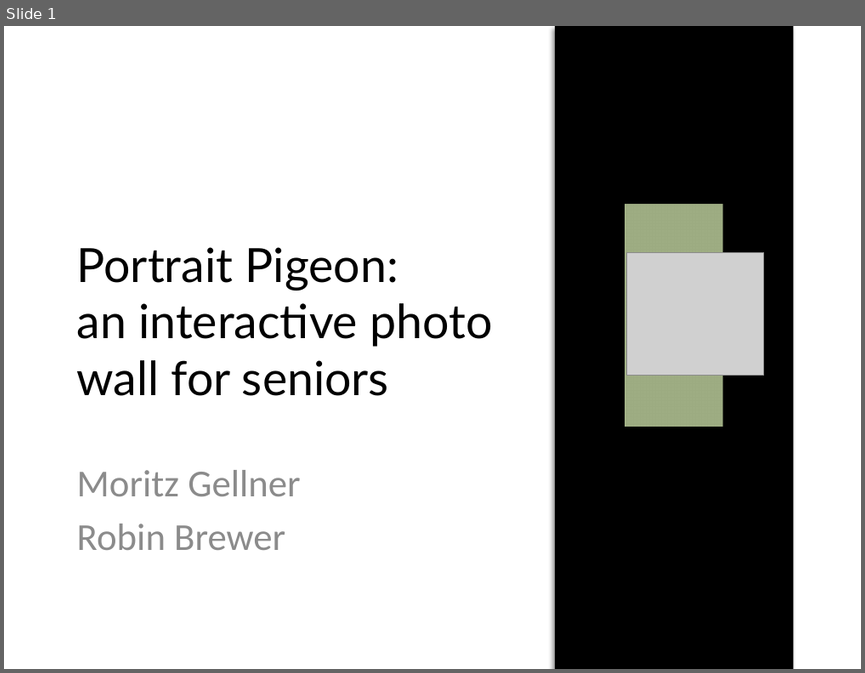
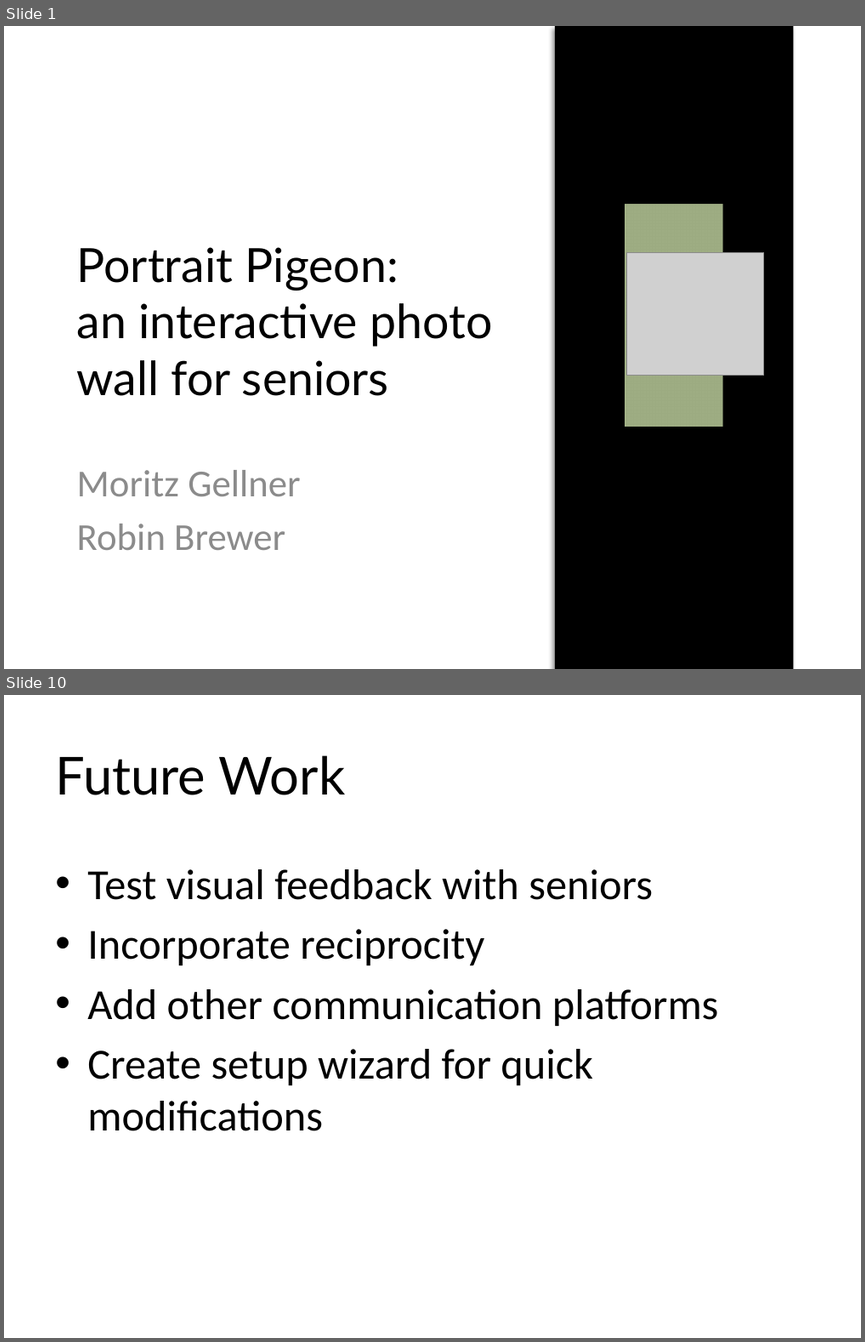
Before and after one commit to moritzg91/photo-wall, a slide deck: 525finalPres.pptx. Shown one above the other, each under a label of ours: slide 1 before the commit, slides 1 and 10 after it; the slides between them are not shown. The pictures are 865x673 and 865x1342 pixels, drawn with LibreOffice and Linux fonts; fonts in the diff are those of the drawing; grey boxes stand for pictures. Boxes give left, top, right and bottom in pixels: in the first picture for what was removed or moved away, otherwise in the second. Text is boxed around its words. In the diff, an @@ line names an element or a change of style, - is before the commit and + after.

```diff
--- a/525finalPres.pptx
+++ b/525finalPres.pptx
@@ slide 10 added at bbox=[4, 695, 861, 1338], background #FFFFFF @@
@@ title added at bbox=[55, 755, 345, 795], 44 pt, text #000000 @@
+Future Work
@@ text added at bbox=[87, 869, 718, 1131], 36 pt, text #000000 @@
+• Test visual feedback with seniors
+• Incorporate reciprocity
+• Add other communication platforms
+• Create setup wizard for quick modifications
```
Also in this commit, not shown: 1 slide changed, 8 other slides added, 4 slides removed.
